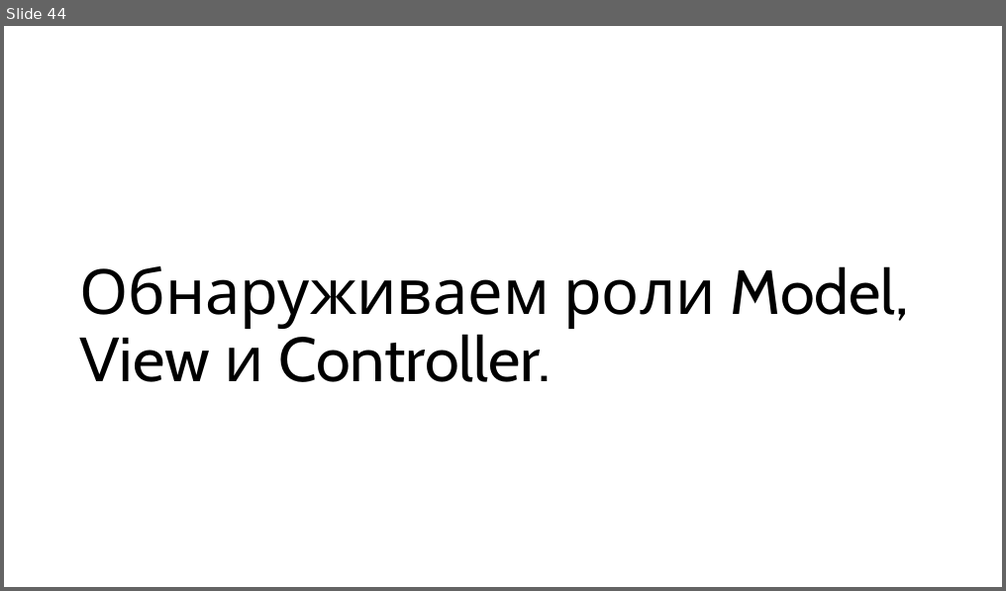
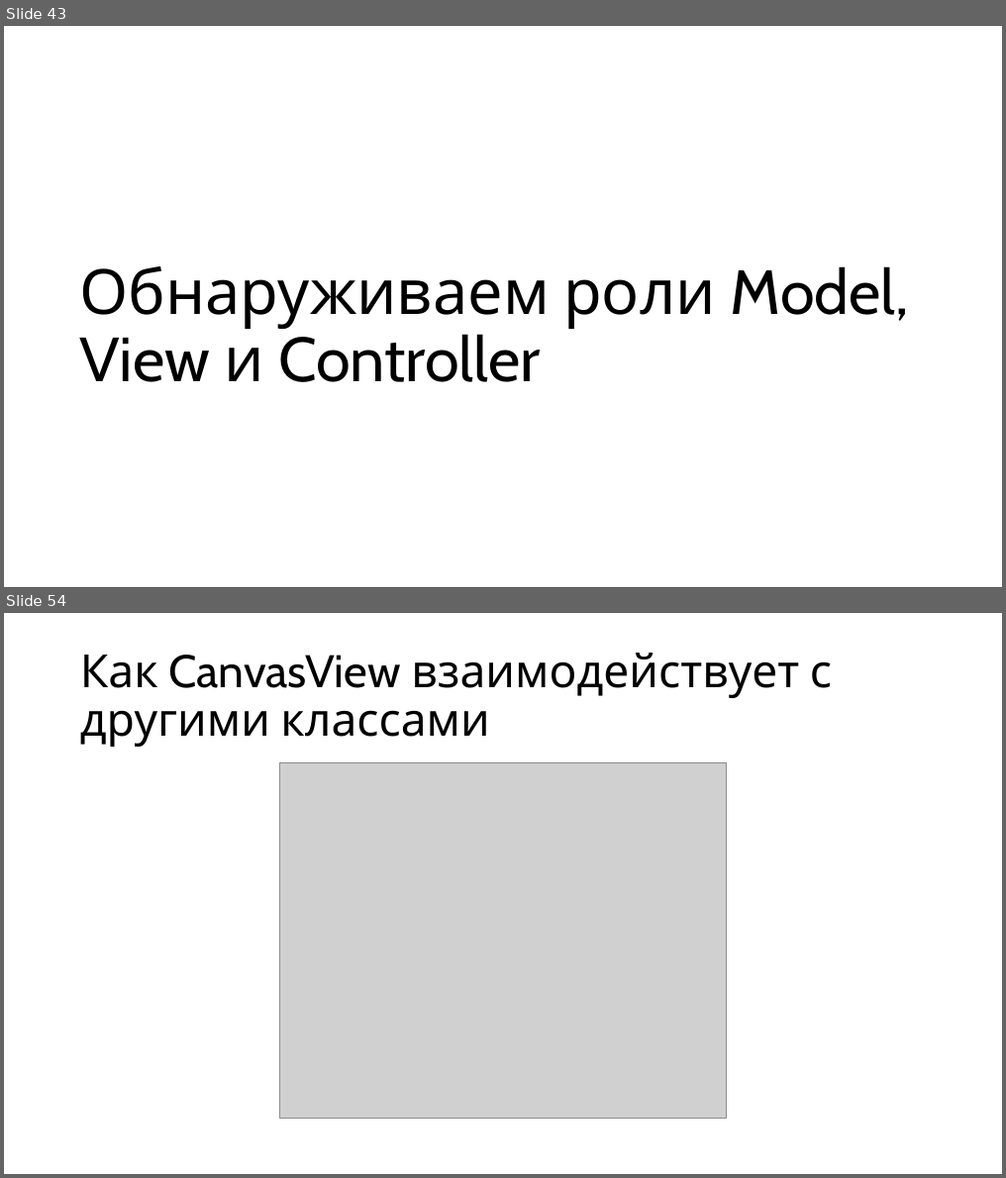
Before and after one commit to alexey-malov/ood, a slide deck: lectures/new/03. gui-app-design/gui-app-design.pptx. Shown one above the other, each under a label of ours: slide 44 before the commit, slides 43 and 54 after it; the slides between them are not shown. The pictures are 1006x591 and 1006x1178 pixels, drawn with LibreOffice and Linux fonts; fonts in the diff are those of the drawing; grey boxes stand for pictures. Boxes give left, top, right and bottom in pixels: in the first picture for what was removed or moved away, otherwise in the second. Text is boxed around its words. In the diff, an @@ line names an element or a change of style, - is before the commit and + after.

```diff
--- a/lectures/new/03. gui-app-design/gui-app-design.pptx
+++ b/lectures/new/03. gui-app-design/gui-app-design.pptx
@@ slide 54 added at <box>4,613,1002,1174</box>, background #FFFFFF @@
@@ title added at <box>80,653,832,747</box>, 44 pt, text #000000 @@
+Как CanvasView взаимодействует с другими классами
@@ picture added at <box>279,762,727,1119</box> @@
@@ what was slide 44 is now slide 43 @@
@@ slide 43 changed as well @@
@@ title at <box>79,267,910,382</box>: text changed @@
-Обнаруживаем роли Model, View и Controller.
+Обнаруживаем роли Model, View и Controller
```
Also in this commit, not shown: 1 other slide changed, 35 other slides added, 4 slides removed, 6 other files.
